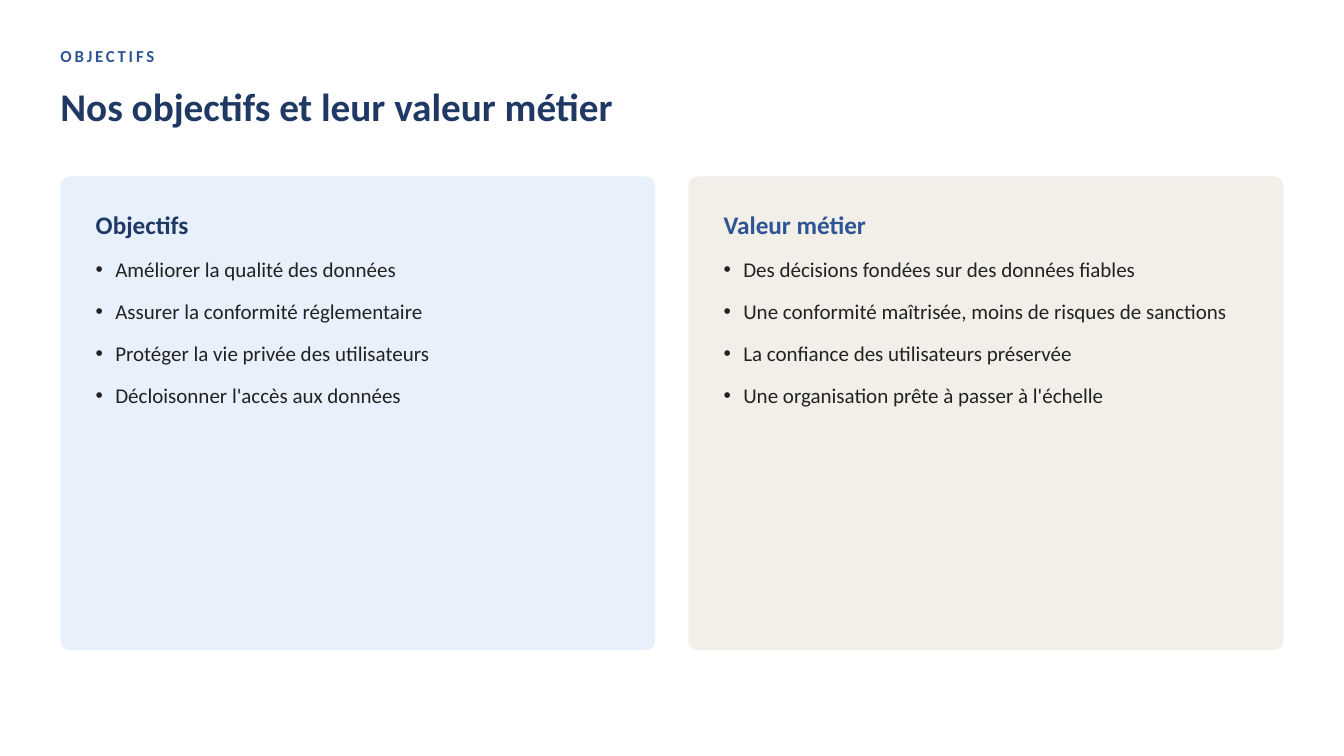
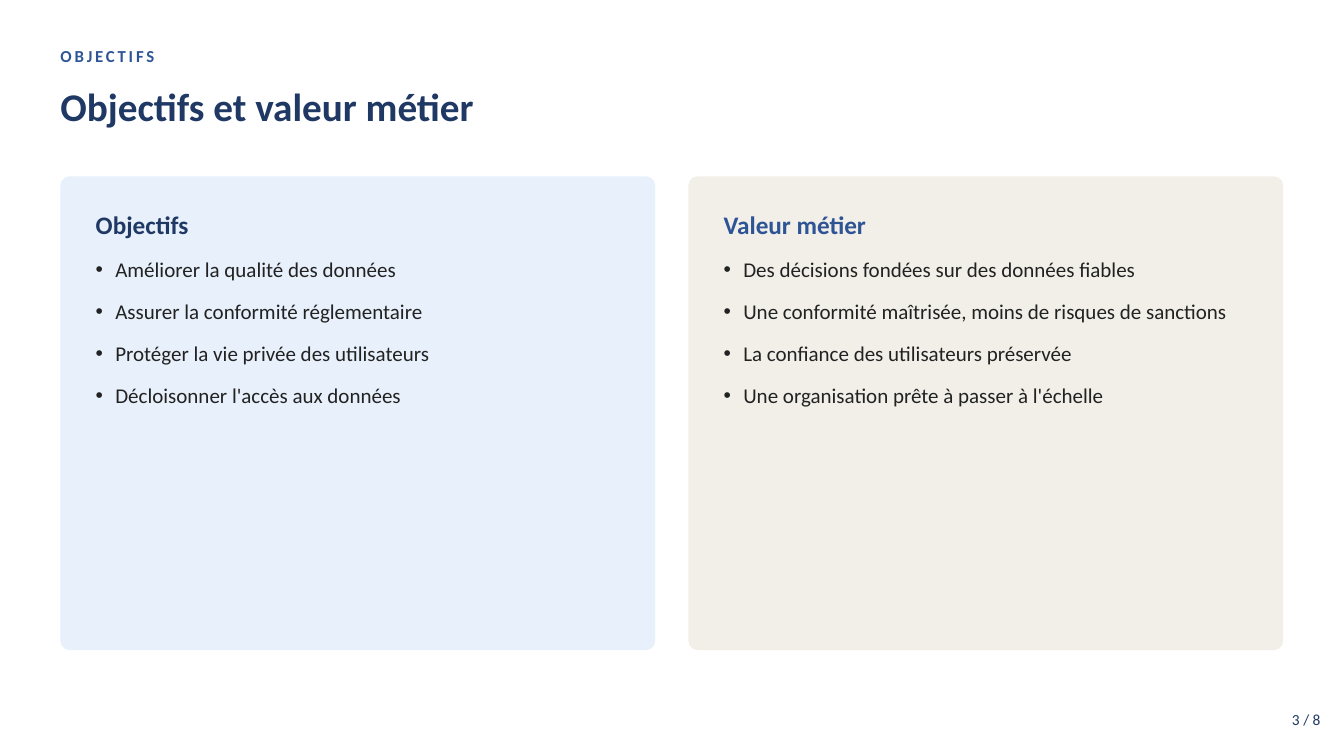
Before and after one commit to AichaFa/3-Projets_Lead, a slide deck: slide 3 of 1_Spotify_Data_Governance/versions_docx_ppt/4_Presentation_Gouvernance_Spotify.pptx. Drawn at 1344x756 pixels with LibreOffice and Linux fonts; fonts in the diff are those of the drawing. Boxes give left, top, right and bottom in pixels: in the first picture for what was removed or moved away, otherwise in the second. Text is boxed around its words. In the diff, an @@ line names an element or a change of style, - is before the commit and + after.

Commit message:
Presentation Spotify : titre 'Objectifs et valeur metier' et numerotation des diapositives

```diff
--- a/1_Spotify_Data_Governance/versions_docx_ppt/4_Presentation_Gouvernance_Spotify.pptx
+++ b/1_Spotify_Data_Governance/versions_docx_ppt/4_Presentation_Gouvernance_Spotify.pptx
@@ text at (60,93,474,128): text changed @@
-Nos objectifs et leur valeur métier
+Objectifs et valeur métier
@@ text added at (1292,714,1321,725), 11 pt, text #1F3864 @@
+3 / 8
```
Also in this commit, not shown: 6 other slides changed, 1 slide added, 1 slide removed, 1 other file.
